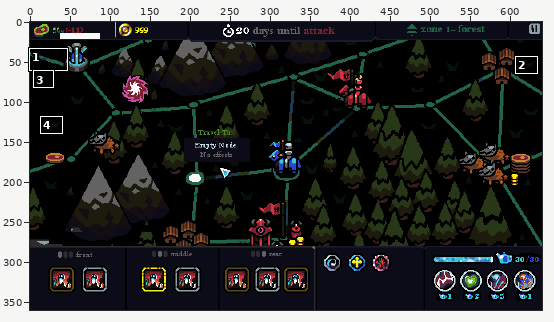
File history of a pixel-art file, assets/sprites/mockups/armyrogue_mockup.aseprite. The picture above shows the old version from afar; the outline marks the close-up.
Close-up. Before the commit:
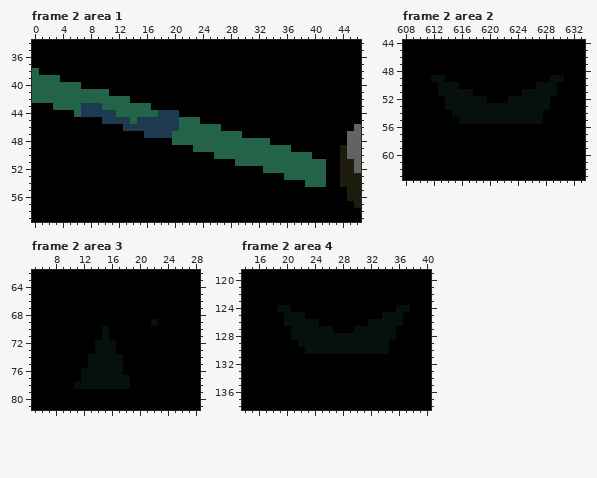
640x360 pixels, 10 frames. Colours within 5 levels of each other are drawn and written as one. Shown: frame 2 area 1: x 0..46, y 34..59; frame 2 area 2: x 608..633, y 44..63; frame 2 area 3: x 5..28, y 62..81; frame 2 area 4: x 14..40, y 119..138. The commit also changed other frames or places, which this record leaves out.
The same view after the edit:
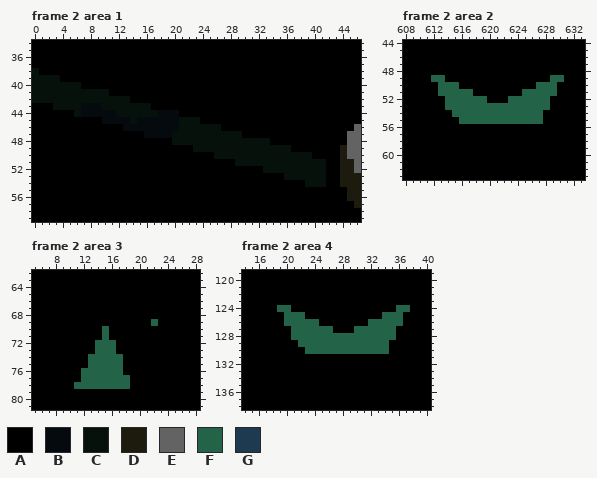
Palette (. is transparent): A #000000  B #050a0e  C #06110c  D #1d1b0e  E #636363  F #236449  G #1d3a51
Diff:
layer "Layer 2" opacity 15% -> 100%
layer "Layer 4" opacity 100% -> 17%
Frame 2 area 1:
Colour G gives way to colour B in row 43 at x 7 to 9; in row 44 at x 7 to 11 and 18 to 20; in row 45 at x 10 to 13 and 15 to 20; in row 46 at x 13 to 20; in row 47 at x 16 to 19.
Colour F gives way to colour C in row 38 at x 0; in row 39 at x 0 to 3; in row 40 at x 0 to 6; in row 41 at x 0 to 10; in row 42 at x 0 to 13; in row 43 at x 3 to 6 and 10 to 16.
Colour F gives way to colour C in row 44 at x 6 and 12 to 17; in row 45 at x 14 and 21 to 23; in row 46 at x 21 to 26; in row 47 at x 20 to 29; in row 48 at x 20 to 33; in row 49 at x 23 to 36.
Colour F gives way to colour C in row 50 at x 26 to 39; in row 51 at x 29 to 41; in row 52 at x 33 to 41; in row 53 at x 36 to 41; in row 54 at x 39 to 41.
Frame 2 area 2:
Colour C gives way to colour F in row 49 at x 612 to 613 and 629 to 630; in row 50 at x 613 to 615 and 627 to 629; in row 51 at x 613 to 617 and 625 to 629; in row 52 at x 614 to 619 and 623 to 628; in row 53 at x 614 to 628; in row 54 at x 615 to 627.
Colour C gives way to colour F in row 55 at x 616 to 627.
Frame 2 area 3:
Colour C gives way to colour F in row 69 at x 22; in rows 70 to 71 at x 15; in rows 72 to 73 at x 14 to 16; in rows 74 to 75 at x 13 to 17; in row 76 at x 12 to 17; in row 77 at x 12 to 18.
Colour C gives way to colour F in row 78 at x 11 to 18.
Frame 2 area 4:
Colour C gives way to colour F in row 124 at x 19 to 20 and 36 to 37; in row 125 at x 20 to 22 and 34 to 36; in row 126 at x 20 to 24 and 32 to 36; in row 127 at x 21 to 26 and 30 to 35; in row 128 at x 21 to 35; in row 129 at x 22 to 34.
Colour C gives way to colour F in row 130 at x 23 to 34.
Changed places in both close-ups, as pixel boxes (x1, y1, x2, y2):
changed: (32, 68, 326, 187)
changed: (431, 75, 564, 124)
changed: (151, 319, 158, 326)
changed: (74, 326, 130, 389)
changed: (277, 305, 410, 354)
